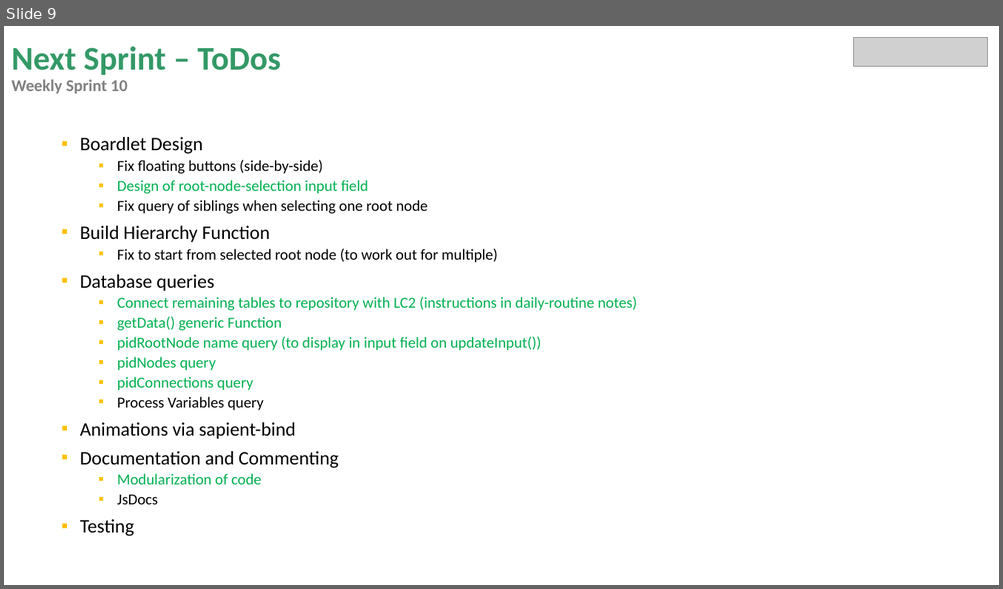
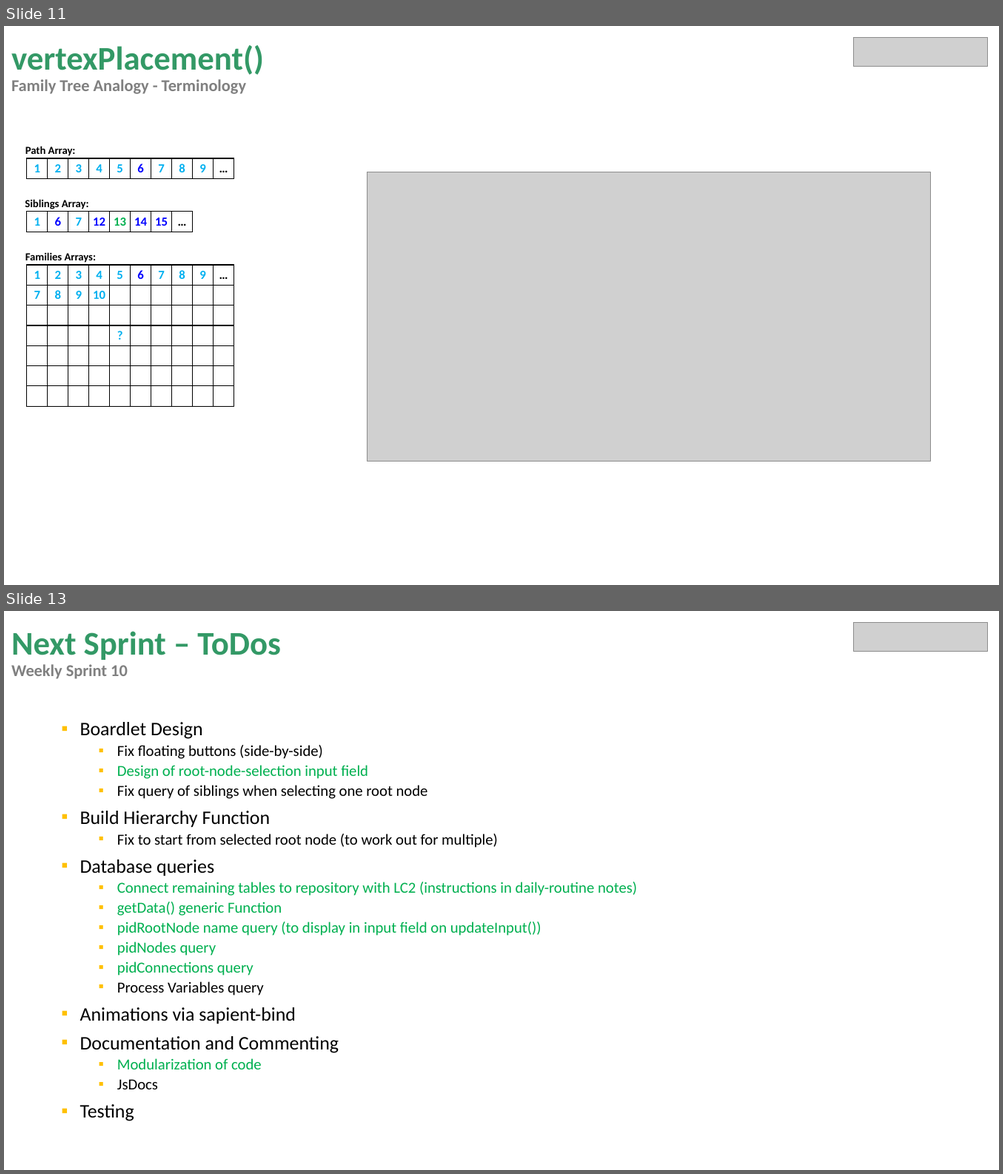
Before and after one commit to miguelrk/tum-mw-bachelorarbeit, a slide deck: 3 Entwicklungsphase/weekly_meeting_11.pptx. Shown one above the other, each under a label of ours: slide 9 before the commit, slides 11 and 13 after it; the slides between them are not shown. The pictures are 1003x589 and 1003x1174 pixels, drawn with LibreOffice and Linux fonts; fonts in the diff are those of the drawing; grey boxes stand for pictures. Boxes give left, top, right and bottom in pixels: in the first picture for what was removed or moved away, otherwise in the second. Text is boxed around its words. In the diff, an @@ line names an element or a change of style, - is before the commit and + after.

Commit message:
Adds vertexPlacement function in algorithms.js, updates algorithms.html

```diff
--- a/3 Entwicklungsphase/weekly_meeting_11.pptx
+++ b/3 Entwicklungsphase/weekly_meeting_11.pptx
@@ slide 11 added at (4,26,999,585), background #FFFFFF @@
@@ title added at (11,45,264,94), 16 pt, text #808080, bold @@
+vertexPlacement()
+Family Tree Analogy - Terminology
@@ picture added at (854,37,988,66) @@
@@ text added at (25,146,76,156), 10.5 pt, text #000000, bold @@
+Path Array:
@@ table added at (27,158,236,179), 1 rows, 10 columns @@
+1 | 2 | 3 | 4 | 5 | 6 | 7 | 8 | 9 | …
@@ picture added at (367,172,930,461) @@
@@ text added at (25,199,89,210), 10.5 pt, text #000000, bold @@
+Siblings Array:
@@ table added at (27,212,194,232), 1 rows, 8 columns @@
+1 | 6 | 7 | 12 | 13 | 14 | 15 | …
@@ text added at (25,252,96,263), 10.5 pt, text #000000, bold @@
+Families Arrays:
@@ table added at (27,266,236,407), 7 rows, 10 columns @@
+1 | 2 | 3 | 4 | 5 | 6 | 7 | 8 | 9 | …
+7 | 8 | 9 | 10 |  |  |  |  |  | 
+ |  |  |  |  |  |  |  |  | 
+ |  |  |  | ? |  |  |  |  | 
+ |  |  |  |  |  |  |  |  | 
+ |  |  |  |  |  |  |  |  | 
+ |  |  |  |  |  |  |  |  | 
@@ what was slide 9 is now slide 13 @@
```
Also in this commit, not shown: 3 other slides added, 16 other files.
